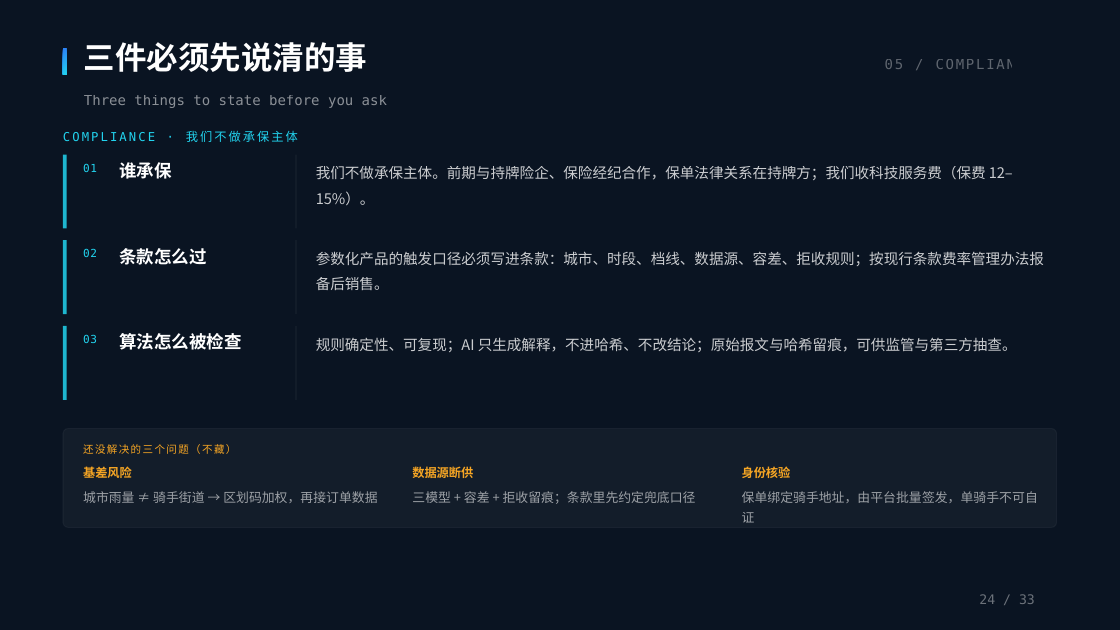
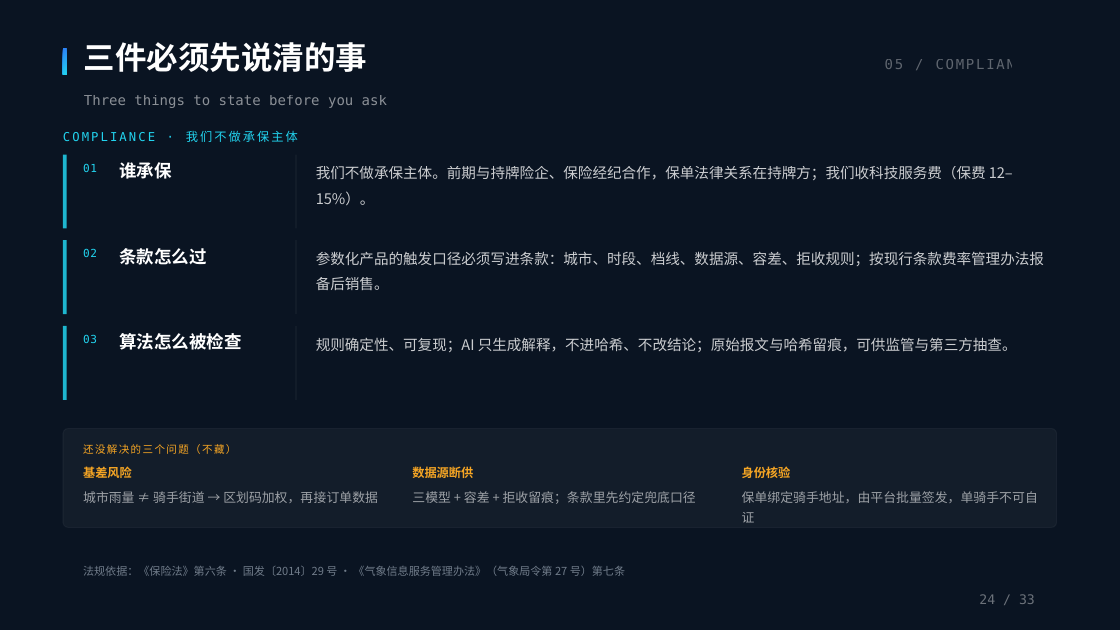
Before and after one commit to BruceLeezh/rainproof-pro, a slide deck: slide 24 of 01-参赛材料/交付物/PPT/雨证-路演PPT-答辩版-2026-10-28.pptx. Drawn at 1120x630 pixels with LibreOffice and Linux fonts; fonts in the diff are those of the drawing. Boxes give left, top, right and bottom in pixels: in the first picture for what was removed or moved away, otherwise in the second. Text is boxed around its words. In the diff, an @@ line names an element or a change of style, - is before the commit and + after.

Commit message:
feat(deck): 按官方评分表补两处扣分点，讲解方案加评分映射
为什么：官方 08/12 页给出的五项权重里，可行性缺「已落地」证据、专业深度缺
可引用的监管条文，两处在正文里都只能靠嘴说。
- S17 末行新增：已落地（BOT Chain 968）——4 张真实保单 · 池子 4,987.80 元 ·
  122 个区划在线 · 门禁 820+ 项全绿（把「可落地」从推演变成事实）。
- S24 末行新增法规依据：《保险法》第六条 · 国发〔2014〕29 号 ·
  《气象信息服务管理办法》（气象局令第 27 号）第七条。
- 讲解方案新增第五节「对着评分表讲」：五项权重 → 页 → 现场原话，
  并明确「团队构成与协作 15%」里含超时，卡表即得分。
- PDF 与断网包同步重生成。

```diff
--- a/01-参赛材料/交付物/PPT/雨证-路演PPT-答辩版-2026-10-28.pptx
+++ b/01-参赛材料/交付物/PPT/雨证-路演PPT-答辩版-2026-10-28.pptx
@@ text added at (x1=83, y1=566, x2=625, y2=576), 9.5 pt, text #B9C6D4 at 58% opacity @@
+法规依据：《保险法》第六条 · 国发〔2014〕29 号 · 《气象信息服务管理办法》（气象局令第 27 号）第七条
```
Also in this commit, not shown: 1 other slide changed, 6 other files.
